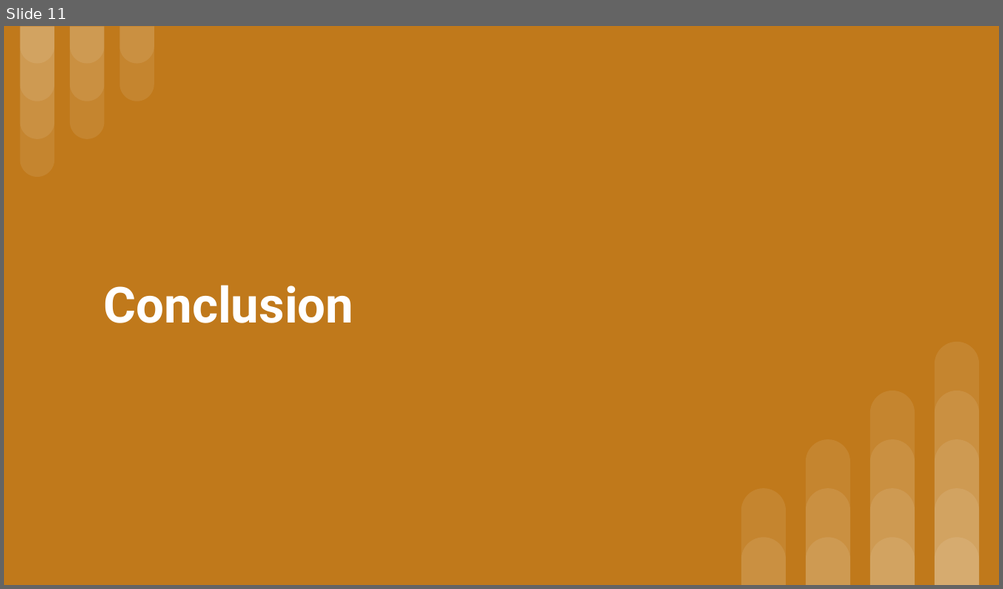
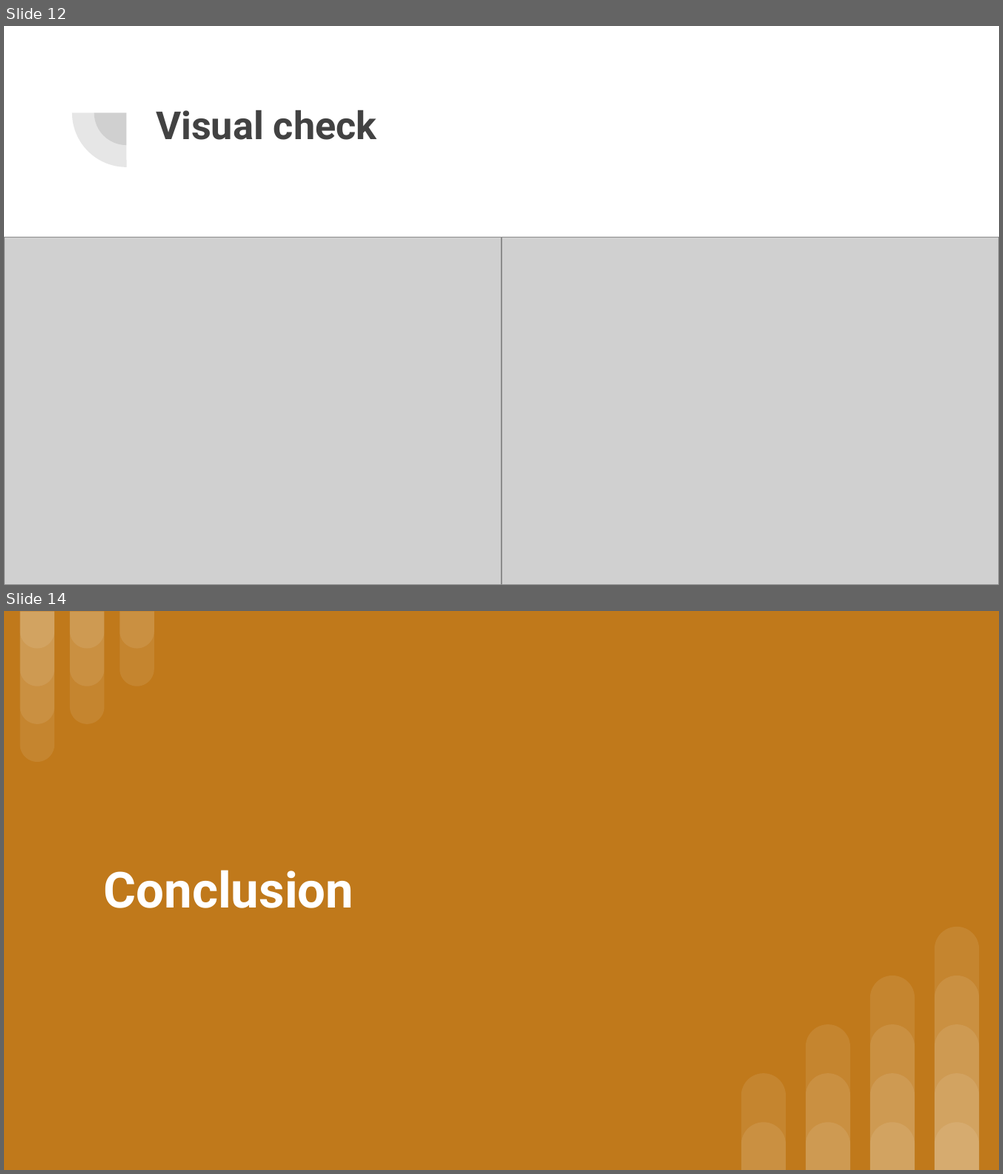
Before and after one commit to shobes572/DSI_Module-11_Capstone, a slide deck: Initial Analysis of Covid-19.pptx. Shown one above the other, each under a label of ours: slide 11 before the commit, slides 12 and 14 after it; the slides between them are not shown. The pictures are 1003x589 and 1003x1174 pixels, drawn with LibreOffice and Linux fonts; fonts in the diff are those of the drawing; grey boxes stand for pictures. Boxes give left, top, right and bottom in pixels: in the first picture for what was removed or moved away, otherwise in the second. Text is boxed around its words. In the diff, an @@ line names an element or a change of style, - is before the commit and + after.

```diff
--- a/Initial Analysis of Covid-19.pptx
+++ b/Initial Analysis of Covid-19.pptx
@@ slide 12 added at <box>4,26,999,585</box>, background #FFFFFF @@
@@ pie slice (boxed as its full ellipse) added at <box>71,59,180,167</box>, fill #424242 at 13% opacity @@
@@ pie slice (boxed as its full ellipse) added at <box>94,81,159,145</box>, fill #424242 at 13% opacity @@
@@ title added at <box>156,110,377,140</box>, 28 pt, text #424242, bold @@
+Visual check
@@ picture added at <box>4,237,501,585</box> @@
@@ picture added at <box>501,237,999,585</box> @@
@@ what was slide 11 is now slide 14 @@
```
Also in this commit, not shown: 4 other slides added, 1 slide removed, 1 other file.
